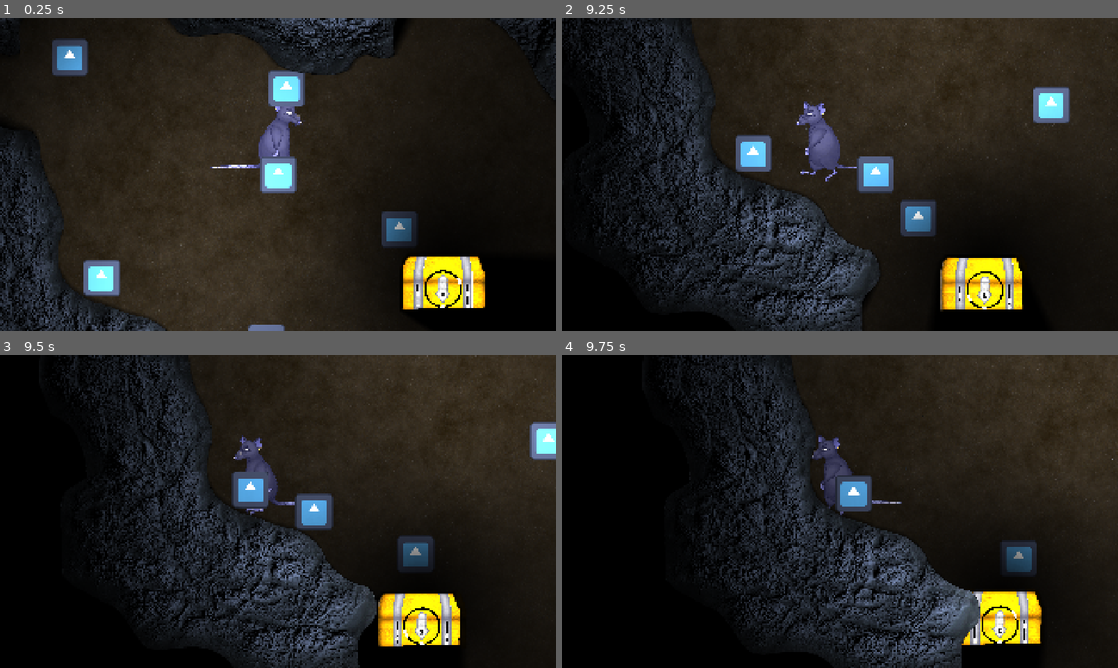
Above: before the commit, frames 1-4 (two rows, left to right).
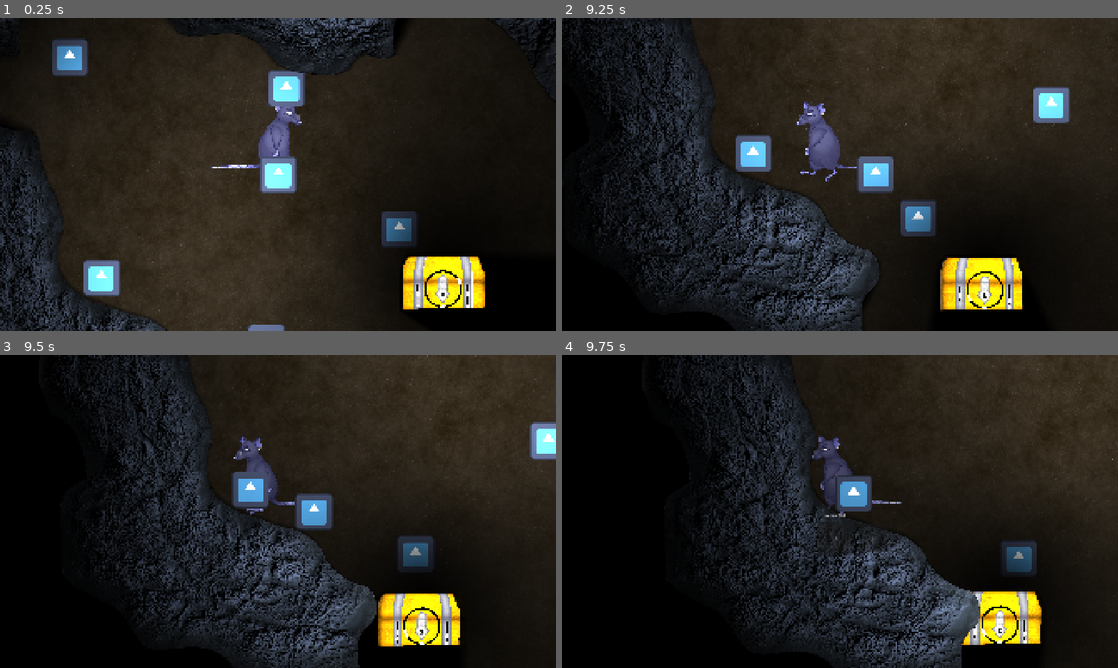
Above: after the commit, the same moments.

Repository: sageofthesevenseas/GDWJ82-Unseen
Game: Godot game, scene res://00_Scenes/main.tscn
Two runs of this game, one before a commit and one after it. Both use one fixed random seed, a clock stepped at 60 frames per second and the inputs below. The engine's default icon, where the game draws it, is replaced by a stand-in: a white triangle on a blue panel in a dark square.
Inputs (mouse positions are in pixels of both pictures, inside the frame that each line leads up to):
- Up to frame 1 (0.25 s): no input
- Up to frame 2 (9.25 s): move the mouse to (812, 237) at 0.52 s; hold E (dig) 0.53-1.28 s; hold W (move_up) 0.53-2.03 s; move the mouse to (1006, 221) at 1.27 s; tap E (dig) at 1.35, 3.05, 4.35, 6.05, 7.35, 9.05 s; move the mouse to (673, 127) at 2.02 s; hold E (dig) 2.03-2.78 s; hold A (move_left) 2.03-3.53 s; tap Mouse wheel up (zoom_in) at 2.1, 5.1, 8.1 s; move the mouse to (867, 174) at 2.77 s; tap Mouse wheel down (zoom_out) at 2.85, 5.85, 8.85 s; move the mouse to (756, 96) at 3.52 s; hold S (move_down) 3.53-4.28 s; hold E (dig) 3.53-4.28 s; move the mouse to (962, 158) at 4.27 s; hold D (move_right) 4.28-5.03 s; move the mouse to (728, 190) at 5.02 s; hold W (move_up) 5.03-5.78 s; hold E (dig) 5.03-5.78 s; move the mouse to (895, 105) at 5.77 s; hold D (move_right) 5.78-8.03 s; move the mouse to (812, 237) at 6.52 s; hold E (dig) 6.53-7.28 s; move the mouse to (1006, 221) at 7.27 s; move the mouse to (673, 127) at 8.02 s; hold S (move_down) 8.03-8.78 s; hold E (dig) 8.03-8.78 s; move the mouse to (867, 174) at 8.77 s; hold A (move_left) from 8.78 s (still down)
- Up to frame 3 (9.5 s): keep holding A (move_left)
- Up to frame 4 (9.75 s): move the mouse to (756, 433) at 9.52 s; release A (move_left) at 9.53 s; hold W (move_up) from 9.53 s (still down); hold E (dig) from 9.53 s (still down)

Frames 1-3 are identical in both runs. In frame 4, 0.3% of the frame differs, in the area x 46-84%, y 50-93%.

Commit message:
Digging minigame

Diff:
--- a/00_Scenes/character.tscn
+++ b/00_Scenes/character.tscn
@@ -3,6 +3,7 @@
 [ext_resource type="Script" uid="uid://66km6hddhlgn" path="res://Scripts/character.gd" id="1_48qfa"]
 [ext_resource type="PackedScene" uid="uid://rwqyuhniy1u" path="res://00_Scenes/chest_minigame.tscn" id="3_h7igj"]
 [ext_resource type="PackedScene" uid="uid://b206ab03crtra" path="res://Player/player_visuals.tscn" id="3_vwvbh"]
+[ext_resource type="PackedScene" uid="uid://diaw6c2xtaibp" path="res://00_Scenes/dig_minigame.tscn" id="4_vwvbh"]
 [ext_resource type="Script" uid="uid://c3t2kxjk24a0q" path="res://00_Scenes/throwing_system.gd" id="4_spk8f"]
 [ext_resource type="Texture2D" uid="uid://dung3pr0ow7d5" path="res://icon.svg" id="5_spk8f"]
 
@@ -34,6 +35,11 @@
 [node name="Chest_Minigame" parent="." instance=ExtResource("3_h7igj")]
 visible = false
 
+[node name="DigMinigame" parent="." instance=ExtResource("4_vwvbh")]
+visible = false
+light_mask = 0
+z_index = 16
+
 [node name="Label" type="Label" parent="."]
 offset_left = -86.0
 offset_top = 150.0
@@ -57,3 +63,5 @@
 texture = ExtResource("5_spk8f")
 
 [node name="TrajectoryPreview" type="Line2D" parent="ThrowingSystem"]
+
+[connection signal="score_goal_reached" from="DigMinigame" to="." method="on_chest_dug"]
--- /dev/null
+++ b/00_Scenes/dig_minigame.tscn
@@ -0,0 +1,71 @@
+[gd_scene load_steps=3 format=3 uid="uid://diaw6c2xtaibp"]
+
+[ext_resource type="Script" uid="uid://bhty3n34elyty" path="res://Scripts/dig_minigame.gd" id="1_jtvkj"]
+
+[sub_resource type="CanvasItemMaterial" id="CanvasItemMaterial_3eui0"]
+light_mode = 1
+
+[node name="DigMinigame" type="Node2D"]
+material = SubResource("CanvasItemMaterial_3eui0")
+script = ExtResource("1_jtvkj")
+
+[node name="PlaceholderScoreDisplay" type="Label" parent="."]
+use_parent_material = true
+offset_left = -64.0
+offset_top = 4.0
+offset_right = 62.0
+offset_bottom = 27.0
+text = "dig {CUR}/{MAX}"
+horizontal_alignment = 1
+
+[node name="Control" type="Control" parent="."]
+use_parent_material = true
+layout_mode = 3
+anchors_preset = 0
+offset_left = -64.0
+offset_top = 32.0
+offset_right = -24.0
+offset_bottom = 72.0
+
+[node name="KeyBox0" type="MarginContainer" parent="Control"]
+use_parent_material = true
+layout_mode = 0
+offset_right = 128.0
+offset_bottom = 128.0
+pivot_offset = Vector2(64, 0)
+theme_override_constants/margin_left = 8
+theme_override_constants/margin_top = 8
+theme_override_constants/margin_right = 8
+theme_override_constants/margin_bottom = 8
+
+[node name="Panel" type="Panel" parent="Control/KeyBox0"]
+use_parent_material = true
+layout_mode = 2
+
+[node name="Label" type="Label" parent="Control/KeyBox0"]
+use_parent_material = true
+layout_mode = 2
+size_flags_horizontal = 4
+text = "{KEY}"
+
+[node name="KeyBox1" type="MarginContainer" parent="Control"]
+use_parent_material = true
+layout_mode = 0
+offset_left = 128.0
+offset_right = 256.0
+offset_bottom = 128.0
+pivot_offset = Vector2(64, 0)
+theme_override_constants/margin_left = 8
+theme_override_constants/margin_top = 8
+theme_override_constants/margin_right = 8
+theme_override_constants/margin_bottom = 8
+
+[node name="Panel" type="Panel" parent="Control/KeyBox1"]
+use_parent_material = true
+layout_mode = 2
+
+[node name="Label" type="Label" parent="Control/KeyBox1"]
+use_parent_material = true
+layout_mode = 2
+size_flags_horizontal = 4
+text = "{KEY}"
--- a/Scripts/character.gd
+++ b/Scripts/character.gd
@@ -9,7 +9,8 @@
 @export var diggable_range : float = 100.0
 
 @onready var geolocation_area := $"GeolocationArea" as Area2D
-@onready var chest_minigame_manager := $Chest_Minigame as ChestMinigameManager
+@onready var dig_minigame_manager := $"DigMinigame" as DigMinigameManager
+@onready var chest_minigame_manager := $"Chest_Minigame" as ChestMinigameManager
 
 
 enum GeolocationState { IDLE, IN_DIGGABLE_RANGE }
@@ -17,23 +18,25 @@
 signal entered_diggable_range()
 signal exited_diggable_range()
 
-var can_move : bool = true
+var controllable : bool = true
 
 signal dug_anywhere()
 signal dug_chest()
 
 func _ready() -> void:
-
 	$"Label".visible = current_geolocation_state == GeolocationState.IN_DIGGABLE_RANGE
 
 func _physics_process(delta : float) -> void:
-	if can_move:
+	if controllable:
 		var input_dir := Input.get_vector(&"move_left", &"move_right", &"move_up", &"move_down").normalized()
 		velocity += acceleration * input_dir * delta
 	velocity -= velocity * friction * delta
 	velocity = velocity.limit_length(max_speed)
 	move_and_slide()
 
+	# NOTE: when the player becomes not controllable whilst in an animation, we need to stop the animation or transition to another animation
+	if not controllable:
+		return
 
 	#making player walk and flipping scale instead of flip_h because Node2D doesn't have flip_H
 	if Input.is_action_pressed("move_right") or Input.is_action_pressed("move_left") or Input.is_action_pressed("move_up") or Input.is_action_pressed("move_down"):
@@ -86,11 +89,14 @@
 	emit_signal(&"dug_anywhere")
 	# player digged, but nothing was in diggable range! do something
 
-func dig_chest(chest : HiddenChest) -> void:
+func dig_chest(hidden_chest : HiddenChest) -> void:
 	emit_signal(&"dug_chest")
-	can_move = false
-	chest_minigame_manager.start_minigame()
+	controllable = false
+	dig_minigame_manager.start_minigame(hidden_chest)
+
+func on_chest_dug() -> void:
+	controllable = true
 
 # Need some kind of signal to return to here after closing a chest or something. Maybe ChestMinigameManager? Maybe Chest?
 func on_chest_closed() -> void:
-	can_move = true
+	controllable = true
--- /dev/null
+++ b/Scripts/dig_minigame.gd
@@ -0,0 +1,110 @@
+class_name DigMinigameManager extends Node2D
+
+signal correct_key_pressed()
+signal incorrect_key_pressed()
+
+signal score_goal_reached()
+
+@export var score_goal : int = 4
+var score : int = 0
+enum Keys { UP = 0, LEFT = 1, DOWN = 2, RIGHT = 3 }
+# This could be anything else, but is just these characters for now.
+var keys_string : Array[String] = [ "↑", "←", "↓", "→" ]
+var keys_action : Array[StringName] = [ &"move_up", &"move_left", &"move_down", &"move_right" ]
+
+var cur_key : Keys
+var next_key : Keys
+
+enum State { IDLE, PLAYING }
+var state := State.IDLE
+
+var cur_key_box_i : int = 0
+var next_key_box_i : int = 1
+@onready var key_boxes : Array[Control] = [ $Control/KeyBox0, $Control/KeyBox1 ]
+
+func _ready() -> void:
+	visible = false
+
+var _relevant_hidden_chest : HiddenChest
+
+func start_minigame(hidden_chest : HiddenChest) -> void:
+	_relevant_hidden_chest = hidden_chest
+	visible = true
+	state = State.PLAYING
+	cur_key = Keys.values().pick_random()
+	next_key = Keys.values().pick_random()
+	update_key_box_textures()
+	move_key_boxes()
+
+func _physics_process(delta: float) -> void:
+	if state == State.IDLE:
+		return
+	if Input.is_action_just_pressed(keys_action[cur_key]):
+		on_correct_key_pressed()
+	else:
+		for key in Keys.values():
+			if key != cur_key and Input.is_action_just_pressed(keys_action[key]):
+				on_incorrect_key_pressed()
+	# update_key_box_positions(delta)
+	($PlaceholderScoreDisplay as Label).text = "score %d/%d" % [score, score_goal]
+
+func swap_key_boxes() -> void:
+	var temp_i := cur_key_box_i
+	cur_key_box_i = next_key_box_i
+	next_key_box_i = temp_i
+	var temp_key := cur_key
+	cur_key = next_key
+	next_key = temp_key
+
+func update_key_box_textures() -> void:
+	(key_boxes[cur_key_box_i].get_child(1) as Label).text = keys_string[cur_key]
+	(key_boxes[next_key_box_i].get_child(1) as Label).text = keys_string[next_key]
+
+var tween : Tween
+func move_key_boxes() -> void:
+	if tween:
+		tween.kill()
+	tween = create_tween()
+	key_boxes[cur_key_box_i].position = Vector2(128,8)
+	key_boxes[cur_key_box_i].scale = Vector2(0.875, 0.875)
+	key_boxes[cur_key_box_i].modulate.a = 0.8
+	var mod := key_boxes[cur_key_box_i].modulate
+	mod.a = 1.0
+	tween.set_parallel(true)
+	tween.tween_property(key_boxes[cur_key_box_i], ^"position", Vector2(0,0), 0.1).set_trans(Tween.TransitionType.TRANS_EXPO)
+	tween.tween_property(key_boxes[cur_key_box_i], ^"scale", Vector2(1.0,1.0), 0.1).set_trans(Tween.TransitionType.TRANS_SINE)
+	tween.tween_property(key_boxes[cur_key_box_i], ^"modulate", mod, 0.1).set_trans(Tween.TransitionType.TRANS_CUBIC)
+
+	key_boxes[next_key_box_i].position = Vector2(160,8)
+	key_boxes[next_key_box_i].scale = Vector2(0.875, 0.875)
+	key_boxes[next_key_box_i].modulate.a = 0.5
+	mod = key_boxes[next_key_box_i].modulate
+	mod.a = 0.8
+	tween.tween_property(key_boxes[next_key_box_i], ^"position", Vector2(128,8), 0.2).set_trans(Tween.TransitionType.TRANS_CIRC)
+	tween.tween_property(key_boxes[next_key_box_i], ^"modulate", mod, 0.2).set_trans(Tween.TransitionType.TRANS_LINEAR)
+
+func on_key_pressed() -> void:
+	swap_key_boxes()
+	next_key = Keys.values().pick_random()
+	update_key_box_textures()
+	state = State.PLAYING
+	move_key_boxes()
+
+func on_correct_key_pressed() -> void:
+	on_key_pressed()
+	score += 1
+	emit_signal(&"correct_key_pressed")
+	if score == score_goal:
+		on_score_goal_reached()
+
+func on_incorrect_key_pressed() -> void:
+	on_key_pressed()
+	score = maxi(score - 1, 0)
+	emit_signal(&"incorrect_key_pressed")
+
+func on_score_goal_reached() -> void:
+	state = State.IDLE
+	score = 0
+	visible = false
+	emit_signal(&"score_goal_reached")
+	# TODO: Remove the hidden chest, spawn physical chest
Not shown, added: Scripts/dig_minigame.gd.uid
